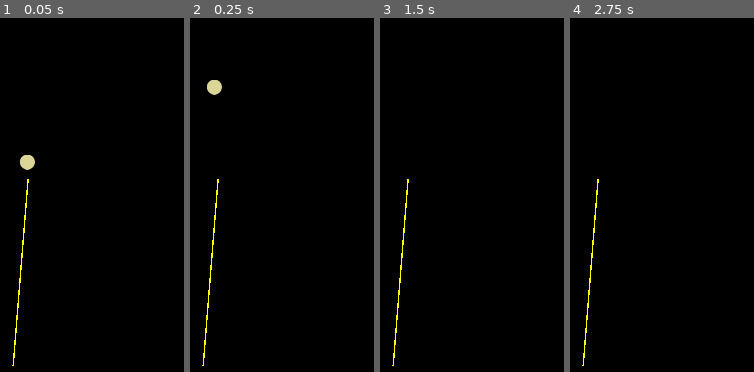
Above: before the commit, frames 1-4 (left to right).
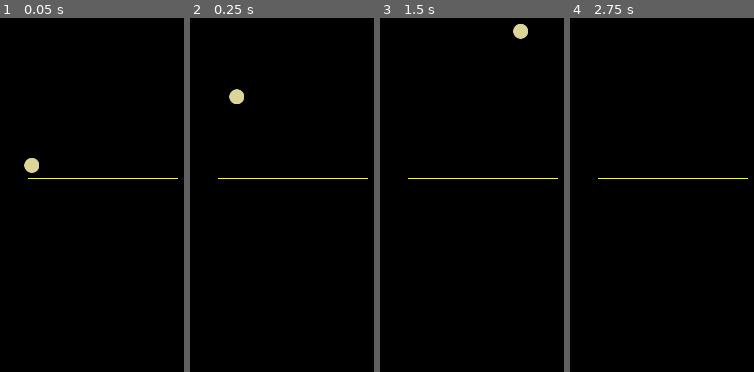
Above: after the commit, the same moments.

Repository: Slushie-Defense/Slushie
Game: Godot game, scene res://Entities/Projectile/Projectile.tscn
Two runs of this game, one before a commit and one after it. Both use one fixed random seed, a clock stepped at 60 frames per second and the inputs below. This scene is started directly instead of the project's main scene.
Inputs:
- Up to frame 1 (0.05 s): no input
- Up to frame 2 (0.25 s): no input
- Up to frame 3 (1.5 s): tap Enter (ui_accept) at 0.5, 0.77 s; hold Right (ui_right) 0.53-1.28 s; hold Down (ui_down) from 1.28 s (still down)
- Up to frame 4 (2.75 s): tap Enter (ui_accept) at 1.52 s; release Down (ui_down) at 2.03 s; hold Right (ui_right) from 2.03 s (still down)

The runs differ from the first frame. In frame 1, 0.9% of the frame differs, in the area x 6-97%, y 38-99%; in frame 2, 1.2%, in the area x 6-97%, y 17-99%; in frame 3, 0.9%; in frame 4, 0.6%.

Commit message:
arch shot working

Diff:
--- a/Entities/Projectile/Projectile.gd
+++ b/Entities/Projectile/Projectile.gd
@@ -1,7 +1,11 @@
 extends Node2D
 
-var speed : float = 400.0  # Adjust the speed as needed
+var linear_speed : float = 400.0  # Adjust the speed as needed
+var curve_speed : float = 0.0
 var target_position : Vector2 = Vector2.ZERO
+@export var is_arch_shot : bool = false
+
+var calculated_speed : float = linear_speed
 
 # Trajectory
 var parabolic_curve : Curve = load("res://Entities/Projectile/ProjectileCurve.tres")
@@ -14,7 +18,7 @@
 var initial_distance : float = 1.0 # Gets overridden
 
 func _ready():
-	set_target_global_position(Vector2(global_position.x - 32, global_position.y + 400))
+	set_target_global_position(Vector2(global_position.x + 320, global_position.y + 0))
 	call_deferred("add_line_2d")
 
 func add_line_2d():
@@ -35,7 +39,7 @@
 	var z_height = parabolic_curve.sample(distance_ratio)
 
 	# Move the projectile directly towards the target position
-	linear_position += direction * speed * delta
+	linear_position += direction * calculated_speed * delta
 	# Curve the projectile in the air towards target position
 	curve_position = Vector2(linear_position.x, linear_position.y - (z_height * parabolic_curve_max_height))
 
@@ -49,10 +53,14 @@
 
 func set_target_global_position(new_target_position: Vector2):
 	target_position = new_target_position
-	# Setup
+	# Initial position
 	linear_position = global_position
 	initial_position = global_position
 	initial_distance = initial_position.distance_to(target_position)
+	# Calculate curve speed if relevant
+	curve_speed = initial_distance / 2.0
+	calculated_speed = curve_speed if is_arch_shot else linear_speed
+	parabolic_curve_max_height = 400.0 if is_arch_shot else 0.0
 
 func _reached_target():
 	queue_free()  # Destroy the projectile, for example
--- a/Entities/Projectile/Projectile.tscn
+++ b/Entities/Projectile/Projectile.tscn
@@ -6,6 +6,7 @@
 [node name="Projectile" type="Node2D"]
 position = Vector2(640, 360)
 script = ExtResource("1_salub")
+is_arch_shot = true
 
 [node name="Sprite2D" type="Sprite2D" parent="."]
 self_modulate = Color(0.980392, 0.960784, 0.67451, 0.87451)
